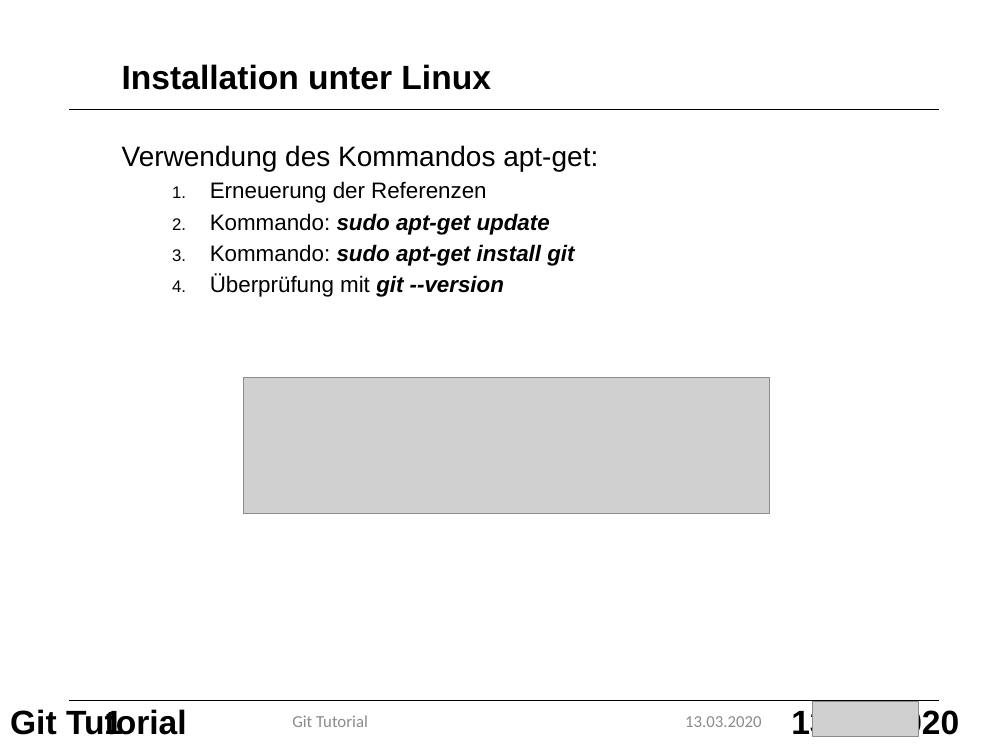
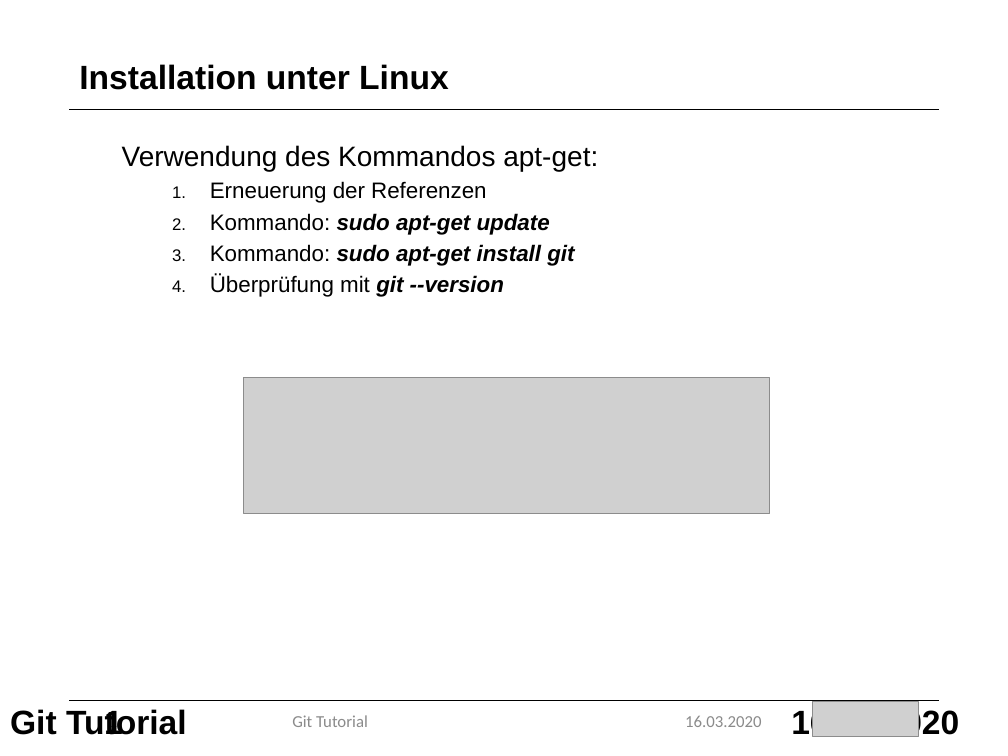
Before and after one commit to marcretzlaff/projektarbeit, a slide deck: slide 1 of Präsentation-90min/Präsentation-90min.pptx. Drawn at 1008x756 pixels with LibreOffice and Linux fonts; fonts in the diff are those of the drawing; grey boxes stand for pictures; background and template pictures are left out. Boxes give left, top, right and bottom in pixels: in the first picture for what was removed or moved away, otherwise in the second. Text is boxed around its words. In the diff, an @@ line names an element or a change of style, - is before the commit and + after.

Commit message:
Modified 90 min Präsi
Layout behoben

```diff
--- a/Präsentation-90min/Präsentation-90min.pptx
+++ b/Präsentation-90min/Präsentation-90min.pptx
@@ title "Installation unter Linux" moved from (x1=122, y1=64, x2=491, y2=90) to (x1=79, y1=64, x2=449, y2=90) @@
@@ text at (x1=685, y1=716, x2=761, y2=727): text changed @@
-13.03.2020
+16.03.2020
@@ text at (x1=791, y1=707, x2=959, y2=741): text changed @@
-13.03.2020
+16.03.2020
```
Also in this commit, not shown: 33 other slides changed, 1 slide added, 1 slide removed.
